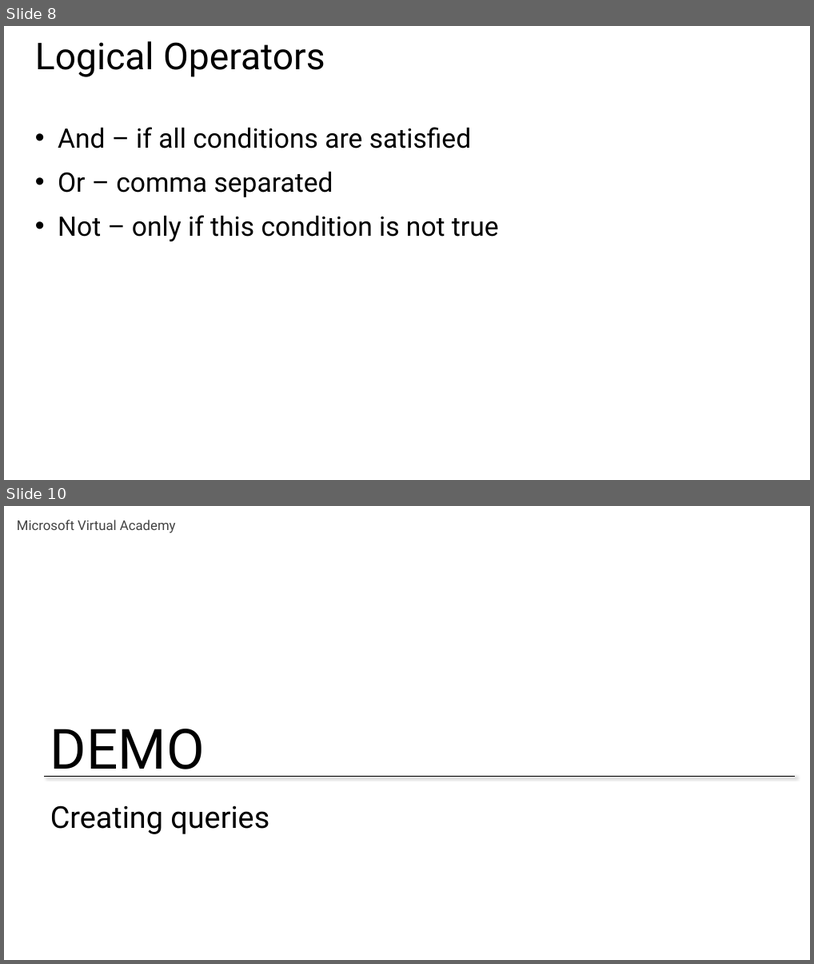
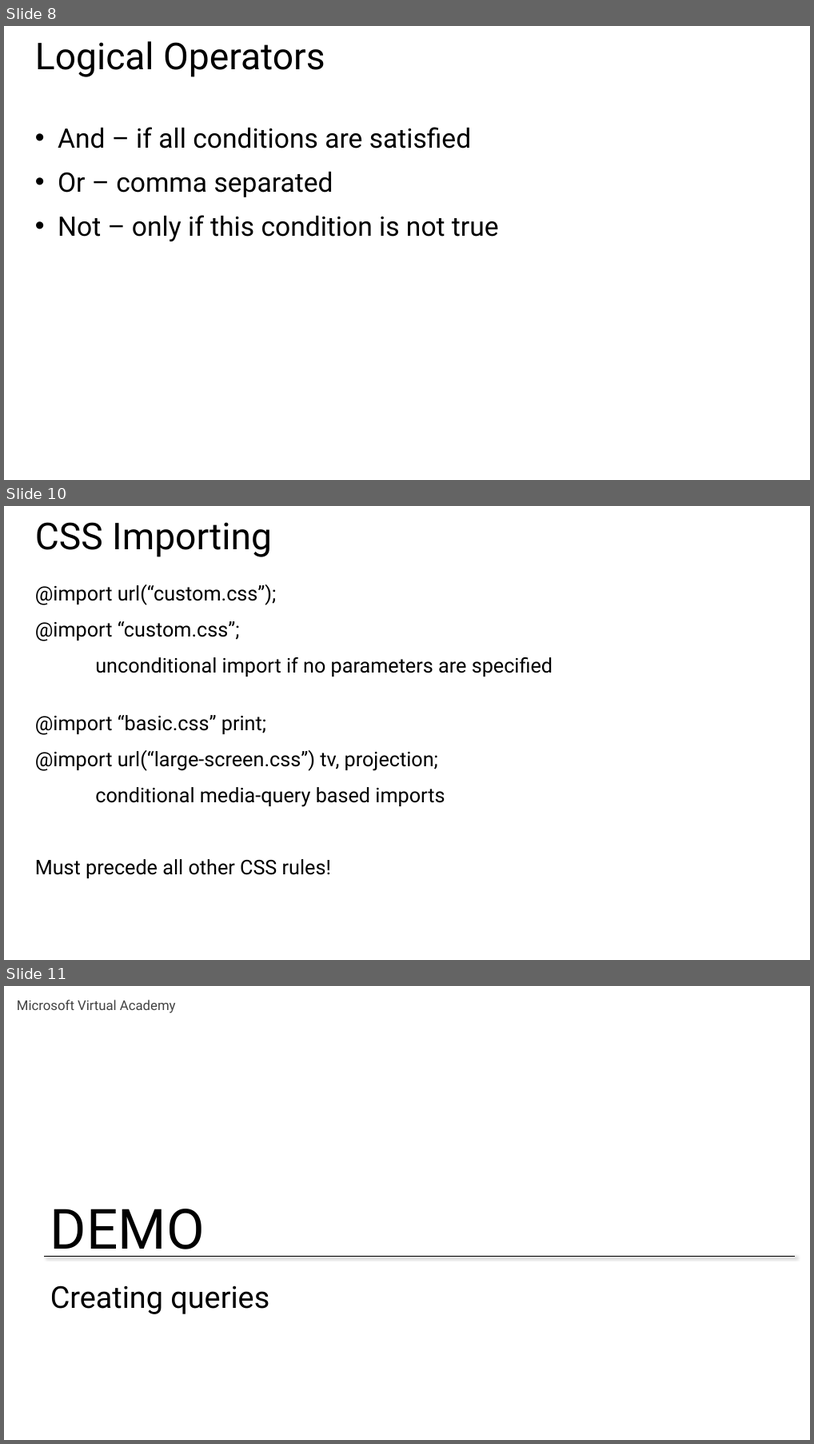
Before and after one commit to CharaD7/CSS-Style, a slide deck: Slides/Module 4.pptx. Shown one above the other, each under a label of ours: slides 8 and 10 before the commit, slides 8, 10 and 11 after it; the slides between them are not shown. The pictures are 814x964 and 814x1444 pixels, drawn with LibreOffice and Linux fonts; fonts in the diff are those of the drawing. Boxes give left, top, right and bottom in pixels: in the first picture for what was removed or moved away, otherwise in the second. Text is boxed around its words. In the diff, an @@ line names an element or a change of style, - is before the commit and + after.

```diff
--- a/Slides/Module 4.pptx
+++ b/Slides/Module 4.pptx
@@ slide 10 added at (4,506,810,960), background #FFFFFF @@
@@ title added at (35,522,272,557), 44 pt, text #000000 @@
+CSS Importing
@@ text added at (35,584,553,878), 24 pt, text #000000 @@
+@import url(“custom.css”);
+@import “custom.css”;
+unconditional import if no parameters are specified
+@import “basic.css” print;
+@import url(“large-screen.css”) tv, projection;
+conditional media-query based imports
+Must precede all other CSS rules!
@@ what was slide 10 is now slide 11 @@
```
Also in this commit, not shown: 2 slides changed, 5 other files.
